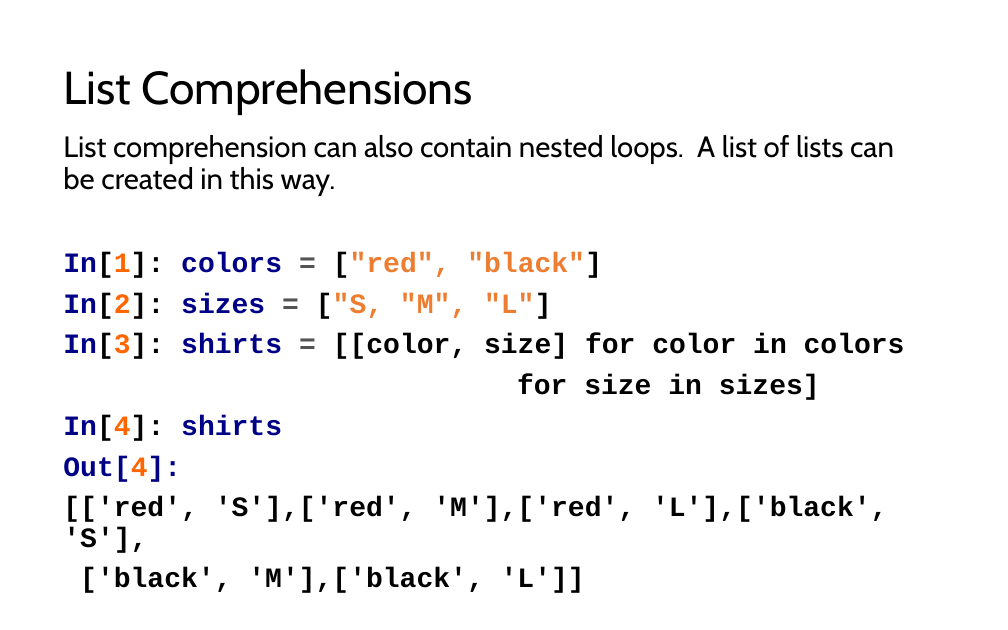
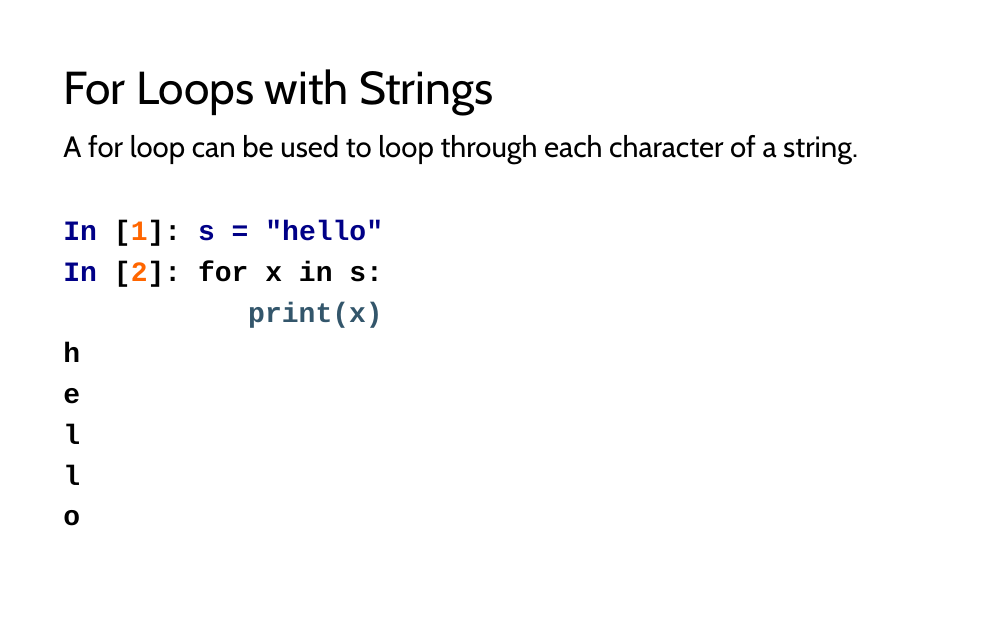
Before and after one commit to LongBaoNguyen/longbaonguyen.github.io, a slide deck: slide 25 of courses/apcsp/lect6.pptx (slide 23 before the commit). Drawn at 1008x630 pixels with LibreOffice and Linux fonts; fonts in the diff are those of the drawing. Boxes give left, top, right and bottom in pixels: in the first picture for what was removed or moved away, otherwise in the second. Text is boxed around its words. In the diff, an @@ line names an element or a change of style, - is before the commit and + after.

```diff
--- a/courses/apcsp/lect6.pptx
+++ b/courses/apcsp/lect6.pptx
@@ title at (63, 69, 493, 115): text changed @@
-List Comprehensions
+For Loops with Strings
@@ text at (63, 135, 858, 526): text changed; size 20 to 21 pt; font Courier New to Cabin; bold off @@
-List comprehension can also contain nested loops. A list of lists can be created in this way.
-In[1]: colors = ["red", "black"]
-In[2]: sizes = ["S, "M", "L"]
-In[3]: shirts = [[color, size] for color in colors
-for size in sizes]
-In[4]: shirts
-Out[4]:
-[['red', 'S'],['red', 'M'],['red', 'L'],['black', 'S'],
-['black', 'M'],['black', 'L']]
+A for loop can be used to loop through each character of a string.
+In [1]: s = "hello"
+In [2]: for x in s:
+print(x)
+h
+e
+l
+l
+o
```
Also in this commit, not shown: 10 other slides changed, 17 slides added, 25 slides removed, 14 other files.
